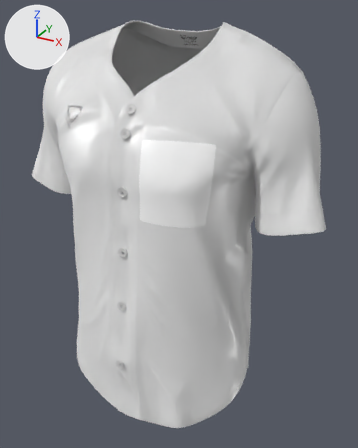
Before and after pictures for a commit that changed the glTF model public/assets/openBack.glb.
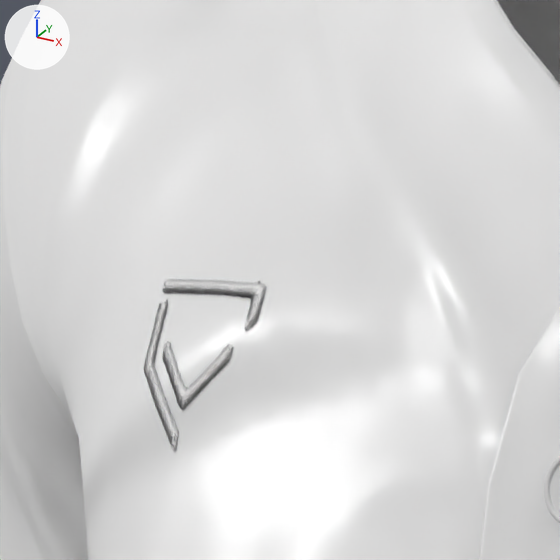
The first picture shows the older version from a 50 mm lens placed at (0.375, -0.592, 1.568), pointed at (0.023, 0.049, 1.248). The close-ups show the older and then the newer version on the part from 13% to 34% of the width and 15% to 32% of the height of that picture. Only the edits that show in the close-ups are written down. Lighting does not change. The marker at upper left points along +X, +Y and +Z. Where no turn or scale is listed for an object, it has been applied to the vertices.

In view in the first close-up: 'logo1', 'openBack' and 1 more.
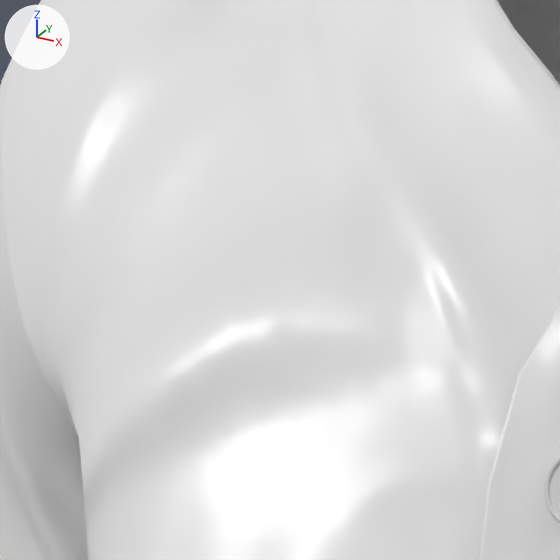
Scene script edits in JSON lines:
```json
{"op": "remove", "block": "ob_logo1", "code": ["ob_logo1 = bpy.data.objects.new('logo1', me_gemini_generated_image_6f4gr46f4gr46f4g)", "ob_logo1.location = (-0.102, -0.0436, 1.4244)"]}
```

Location of each change, [x1, y1, x2, y2] in pixels of the close-ups (560 x 560 px):
```json
{"object": "logo1", "change": "deleted", "before": [143, 279, 266, 451]}
```
